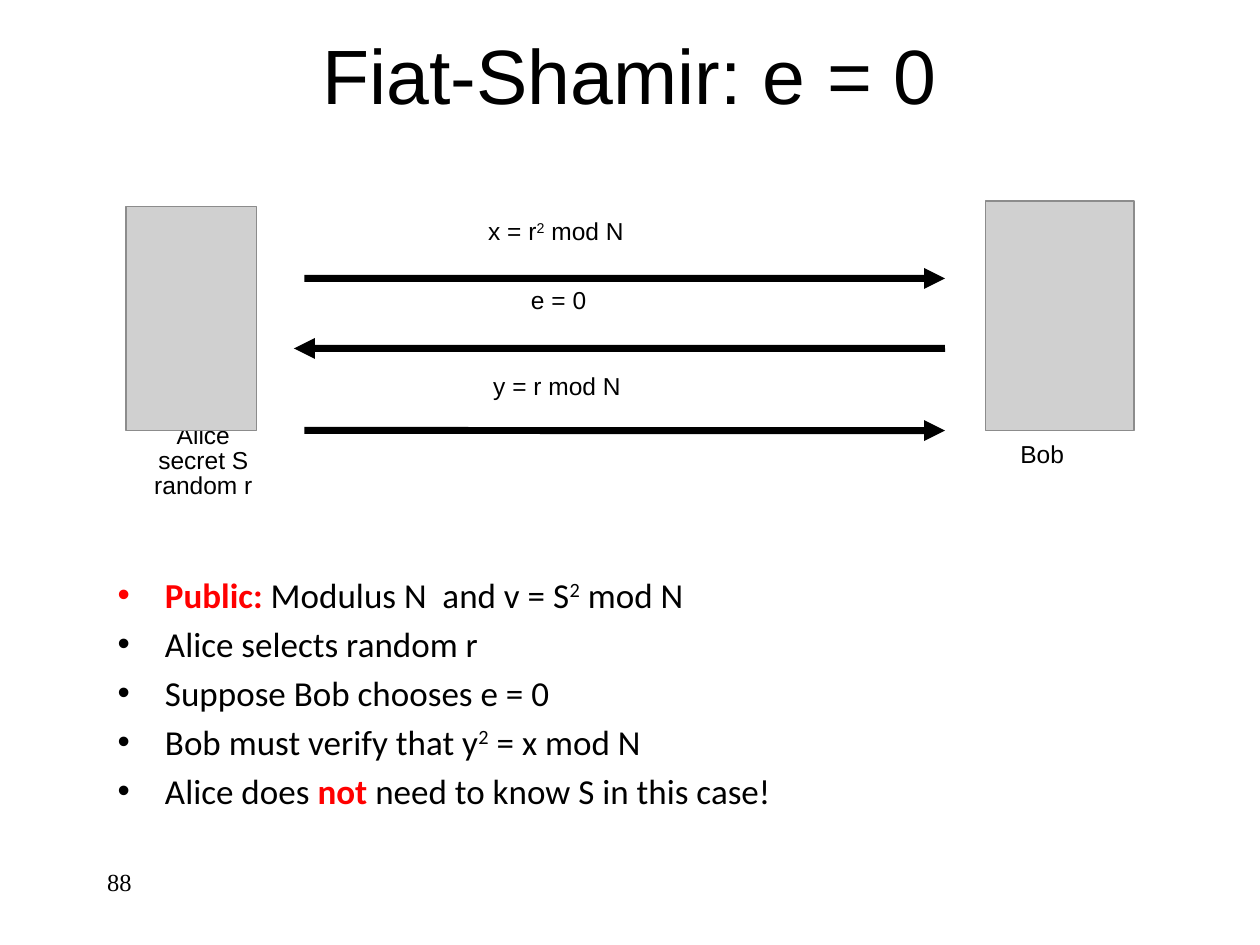
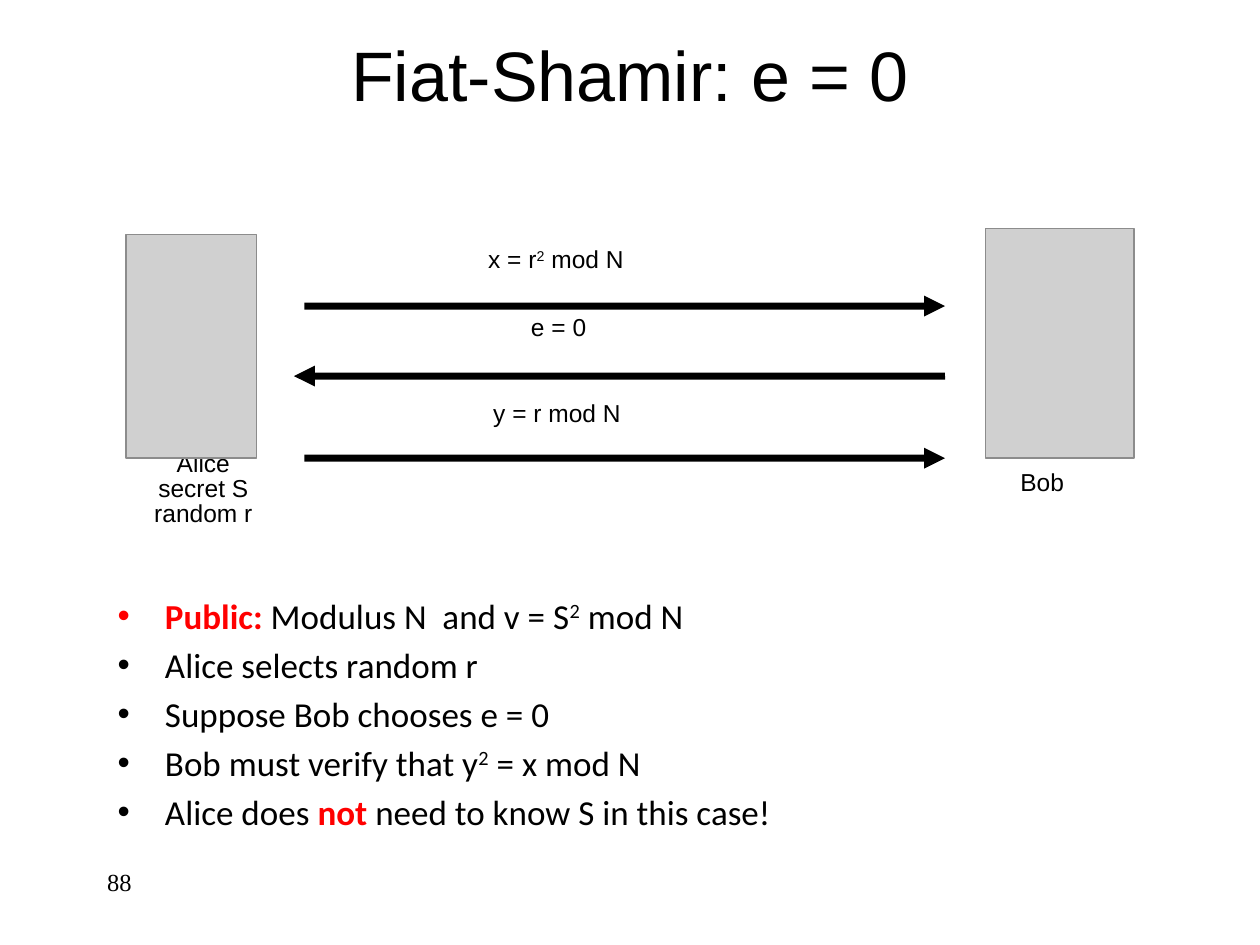
Before and after one commit to jlmucb/class_notes, a slide deck: slide 88 of BerkeleyClass/CS290Spring2013/Lectures/Cryptoclass9.pptx. Drawn at 1260x945 pixels with LibreOffice and Linux fonts; fonts in the diff are those of the drawing; grey boxes stand for pictures. Boxes give left, top, right and bottom in pixels: in the first picture for what was removed or moved away, otherwise in the second. Text is boxed around its words. In the diff, an @@ line names an element or a change of style, - is before the commit and + after.

```diff
--- a/BerkeleyClass/CS290Spring2013/Lectures/Cryptoclass9.pptx
+++ b/BerkeleyClass/CS290Spring2013/Lectures/Cryptoclass9.pptx
@@ title "Fiat-Shamir: e = 0" at <box>351,50,909,102</box>: size 44 to 40 pt @@
@@ picture: place and size @@
-picture at <box>126,207,256,431</box>
+picture at <box>126,234,256,459</box>
@@ picture: place and size @@
-picture at <box>985,202,1134,431</box>
+picture at <box>985,228,1134,457</box>
@@ 5 texts, 3 arrows: place and size @@
-5 texts, 3 arrows at <box>154,222,1064,495</box>
+5 texts, 3 arrows at <box>154,250,1064,523</box>
@@ text "Public: Modulus N and v ...": place and size @@
-text "Public: Modulus N and v ..." at <box>165,583,770,805</box>
+text "Public: Modulus N and v ..." at <box>165,604,770,826</box>
```
Also in this commit, not shown: 86 other slides changed, 1 other file.
